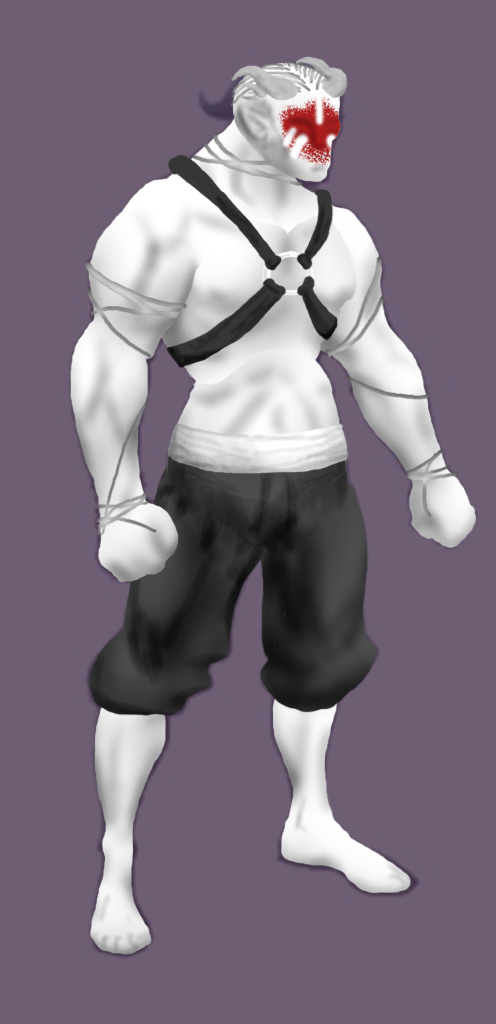
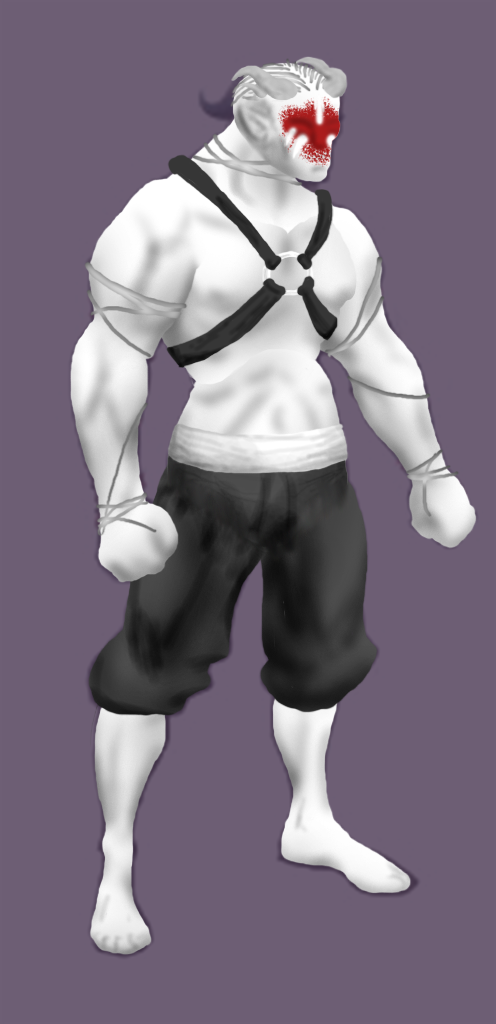
The second 496px x 1024px image is a revision of the first. Changes to its layers:
hid "Vitaar1", painted on it over (281, 94, 326, 161)
added layer "Vitaar2" in group "Vitaar" over (281, 94, 326, 161)
